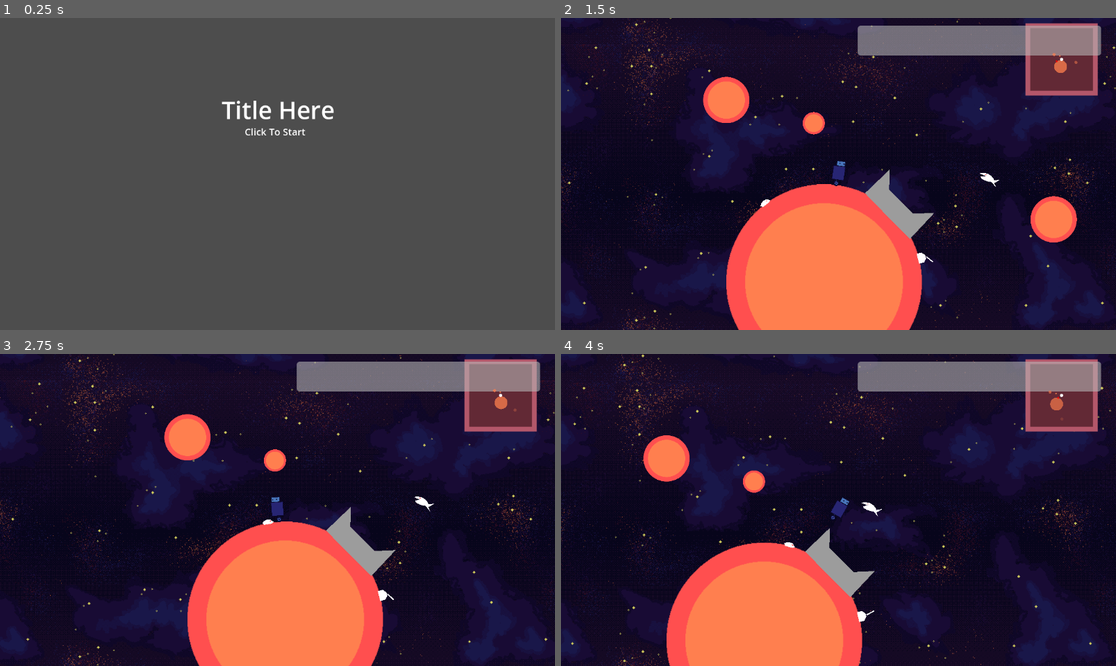
Above: before the commit, frames 1-4 (two rows, left to right).
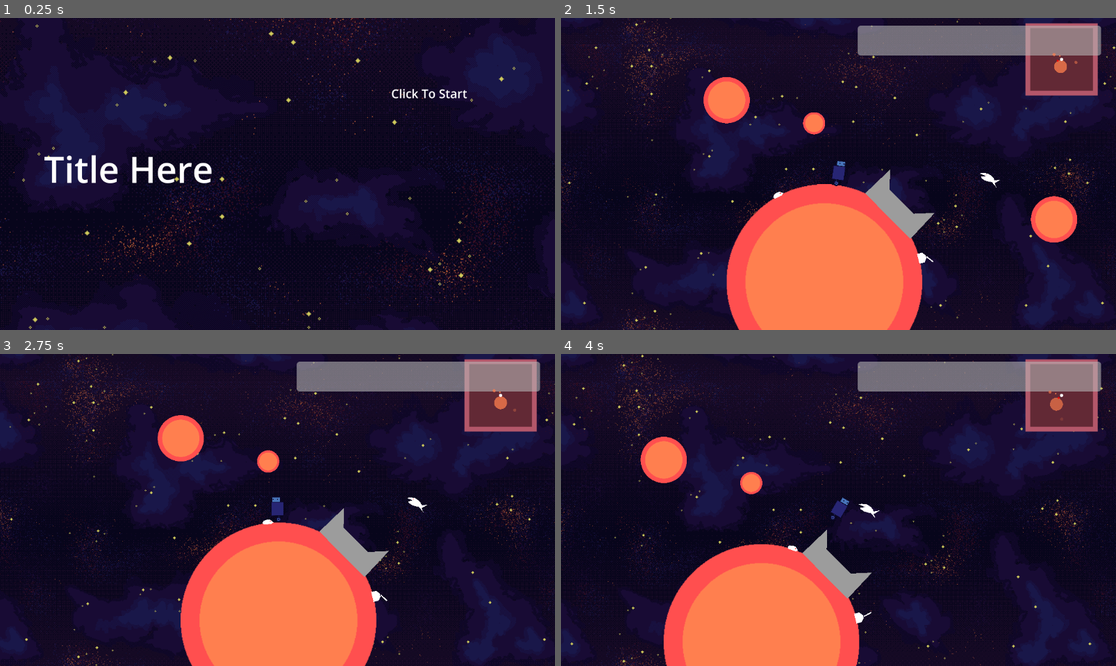
Above: after the commit, the same moments.

Repository: game-jam-team-1/gmtk-jam
Game: Godot game, scene res://Scenes/main_menu.tscn
Two runs of this game, one before a commit and one after it. Both use one fixed random seed, a clock stepped at 60 frames per second and the inputs below. This scene is started directly instead of the project's main scene.
Inputs (mouse positions are in pixels of both pictures, inside the frame that each line leads up to; where the layout moved, square brackets give the same spot in the first picture):
- Up to frame 1 (0.25 s): no input
- Up to frame 2 (1.5 s): click (993, 92) [838, 174] at 0.5 s; move the mouse to (960, 158) at 1.27 s; hold D (right) from 1.28 s (still down); tap Space (dismiss_dialog) at 1.35 s
- Up to frame 3 (2.75 s): tap W (jump) at 1.52, 2.27 s; move the mouse to (166, 525) at 2.02 s; release D (right) at 2.03 s; hold A (left) from 2.03 s (still down); tap E (interact) at 2.1 s
- Up to frame 4 (4 s): move the mouse to (894, 441) at 2.77 s; release A (left) at 2.78 s; hold D (right) from 2.78 s (still down); tap Space (dismiss_dialog) at 2.85 s; move the mouse to (810, 572) at 3.52 s; tap E (interact) at 3.6 s; tap W (jump) at 3.77 s

The runs differ from the first frame. In frame 1, 100% of the frame differs, in the area x 0-100%, y 0-100%; in frame 2, 0.5%; in frame 3, 6.4%; in frame 4, 2.9%.
Error in both runs: Cannot call method 'get_children' on a null value. (res://Scripts/player.gd:89)

Commit message:
Sygma menu

Diff:
--- a/Scenes/main_menu.tscn
+++ b/Scenes/main_menu.tscn
@@ -1,28 +1,63 @@
-[gd_scene load_steps=2 format=3 uid="uid://djxxe8osn1t8a"]
+[gd_scene load_steps=5 format=3 uid="uid://djxxe8osn1t8a"]
 
 [ext_resource type="Script" uid="uid://dquu1nsh7febk" path="res://Scripts/main_menu.gd" id="1_06t4h"]
+[ext_resource type="Texture2D" uid="uid://dmcfbka48mc7n" path="res://Assets/space-background-nebula.png" id="2_1ehe0"]
+[ext_resource type="Texture2D" uid="uid://dbbwu08nxhti0" path="res://Assets/space-background-stars.png" id="3_ce3w2"]
+[ext_resource type="Script" uid="uid://cxragsgncirtb" path="res://Scripts/menu_camera.gd" id="4_ce3w2"]
 
 [node name="MainMenu" type="Node2D"]
 script = ExtResource("1_06t4h")
 
-[node name="Label" type="Label" parent="."]
-offset_left = 460.0
-offset_top = 156.0
-offset_right = 695.0
-offset_bottom = 225.0
-theme_override_font_sizes/font_size = 50
+[node name="Parallax1" type="Parallax2D" parent="."]
+z_index = -1
+scroll_scale = Vector2(0.1, 0.1)
+repeat_size = Vector2(3584, 2048)
+repeat_times = 3
+
+[node name="SpaceBackgroundNebula" type="Sprite2D" parent="Parallax1"]
+modulate = Color(0.637843, 0.637843, 0.637843, 1)
+position = Vector2(896, 512)
+scale = Vector2(2, 2)
+texture = ExtResource("2_1ehe0")
+
+[node name="Parallax2" type="Parallax2D" parent="."]
+z_index = -1
+scroll_scale = Vector2(0.2, 0.2)
+repeat_size = Vector2(3584, 2048)
+repeat_times = 3
+
+[node name="SpaceBackgroundStars" type="Sprite2D" parent="Parallax2"]
+modulate = Color(0.811127, 0.811127, 0.811127, 1)
+position = Vector2(896, 512)
+scale = Vector2(2, 2)
+texture = ExtResource("3_ce3w2")
+
+[node name="Camera2D" type="Camera2D" parent="."]
+position = Vector2(1152, 648)
+zoom = Vector2(0.5, 0.5)
+script = ExtResource("4_ce3w2")
+
+[node name="Label" type="Label" parent="Camera2D"]
+offset_left = -970.0
+offset_top = -124.0
+offset_right = -267.0
+offset_bottom = 81.0
+theme_override_font_sizes/font_size = 150
 text = "Title Here"
 
-[node name="Label2" type="Label" parent="."]
-offset_left = 508.0
-offset_top = 222.0
-offset_right = 743.0
-offset_bottom = 291.0
-theme_override_font_sizes/font_size = 20
+[node name="Label2" type="Label" parent="Camera2D"]
+offset_left = 472.0
+offset_top = -369.0
+offset_right = 787.0
+offset_bottom = -300.0
+theme_override_font_sizes/font_size = 50
 text = "Click To Start"
 
-[node name="TextureButton" type="TextureButton" parent="."]
-offset_right = 1158.0
-offset_bottom = 649.0
+[node name="TextureButton" type="TextureButton" parent="Camera2D"]
+z_index = 5
+offset_left = 283.0
+offset_top = -381.0
+offset_right = 990.0
+offset_bottom = -282.0
 
-[connection signal="button_up" from="TextureButton" to="." method="_on_texture_button_button_up"]
+[connection signal="button_up" from="Camera2D/TextureButton" to="." method="_on_texture_button_button_up"]
--- a/Scenes/world.tscn
+++ b/Scenes/world.tscn
@@ -79,7 +79,7 @@
 max_contacts_reported = 1
 
 [node name="CrawlerEnemy" parent="." instance=ExtResource("3_tlwt5")]
-position = Vector2(211, 1213)
+position = Vector2(254, 1064)
 
 [node name="Package" parent="." instance=ExtResource("4_8j60k")]
 position = Vector2(1620, 966)
--- /dev/null
+++ b/Scripts/menu_camera.gd
@@ -0,0 +1,25 @@
+extends Camera2D
+
+@export var speed: float = 100
+
+var direction: float = 0.0
+var target_direction: float = 0.0
+
+var randomization_time: float = 0.0
+
+func _ready() -> void:
+	randomize_direction()
+
+func _physics_process(delta: float) -> void:
+	direction = lerp_angle(direction, target_direction, 0.001)
+
+	randomization_time -= delta
+	if randomization_time <= 0:
+		randomize_direction()
+
+	print(angle_difference(direction, target_direction))
+	position += Vector2.from_angle(direction) * speed * delta
+
+func randomize_direction() -> void:
+	randomization_time += randf_range(5, 15)
+	target_direction = randf_range(0,2*PI)
Not shown, added: Scripts/menu_camera.gd.uid
